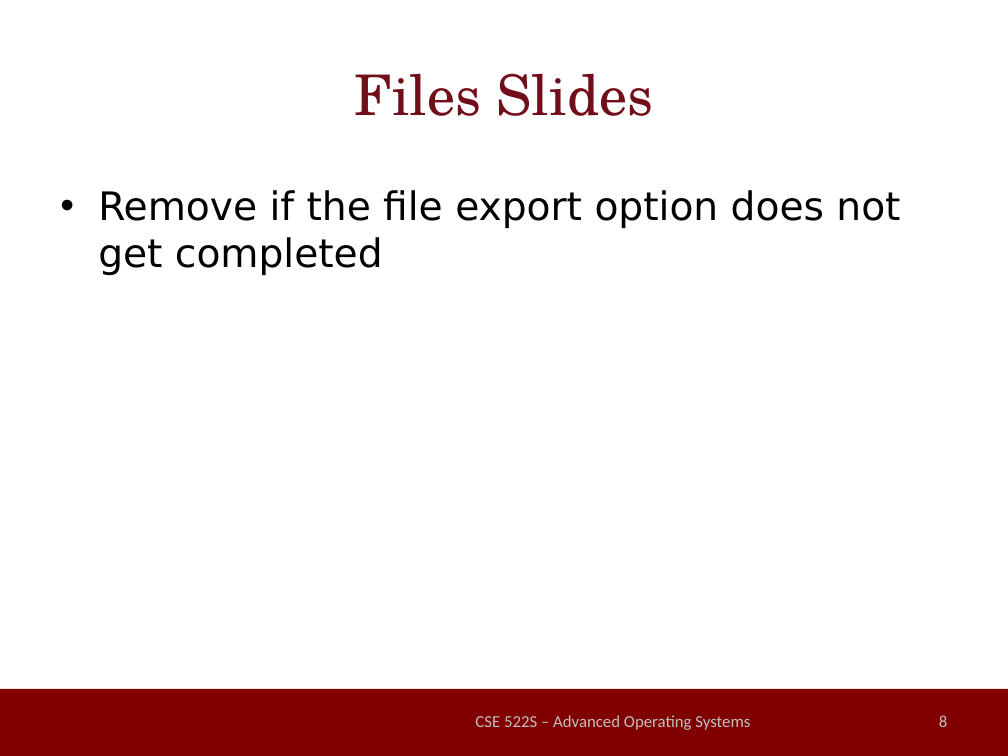
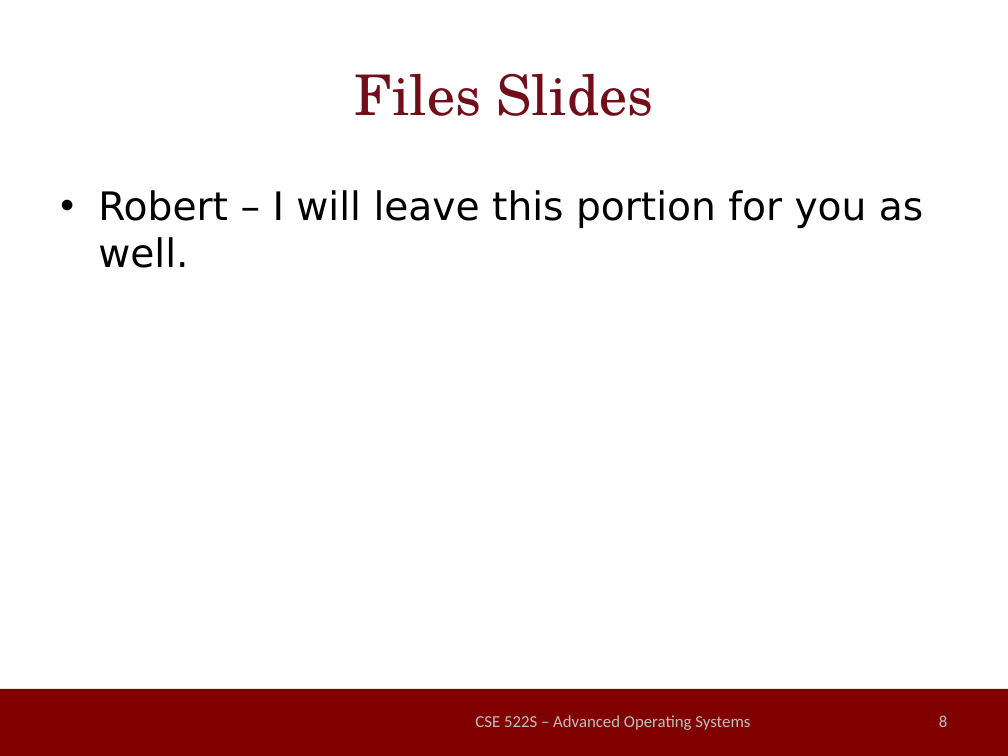
Before and after one commit to millerrt3/LinuxSuspendable, a slide deck: slide 8 of final_presentation.pptx. Drawn at 1008x756 pixels with LibreOffice and Linux fonts; fonts in the diff are those of the drawing; background and template pictures are left out. Boxes give left, top, right and bottom in pixels: in the first picture for what was removed or moved away, otherwise in the second. Text is boxed around its words. In the diff, an @@ line names an element or a change of style, - is before the commit and + after.

```diff
--- a/final_presentation.pptx
+++ b/final_presentation.pptx
@@ text at <box>98,190,923,268</box>: text changed @@
-• Remove if the file export option does not get completed
+• Robert – I will leave this portion for you as well.
```
Also in this commit, not shown: 7 other slides changed, 4 slides added, 1 other file.
